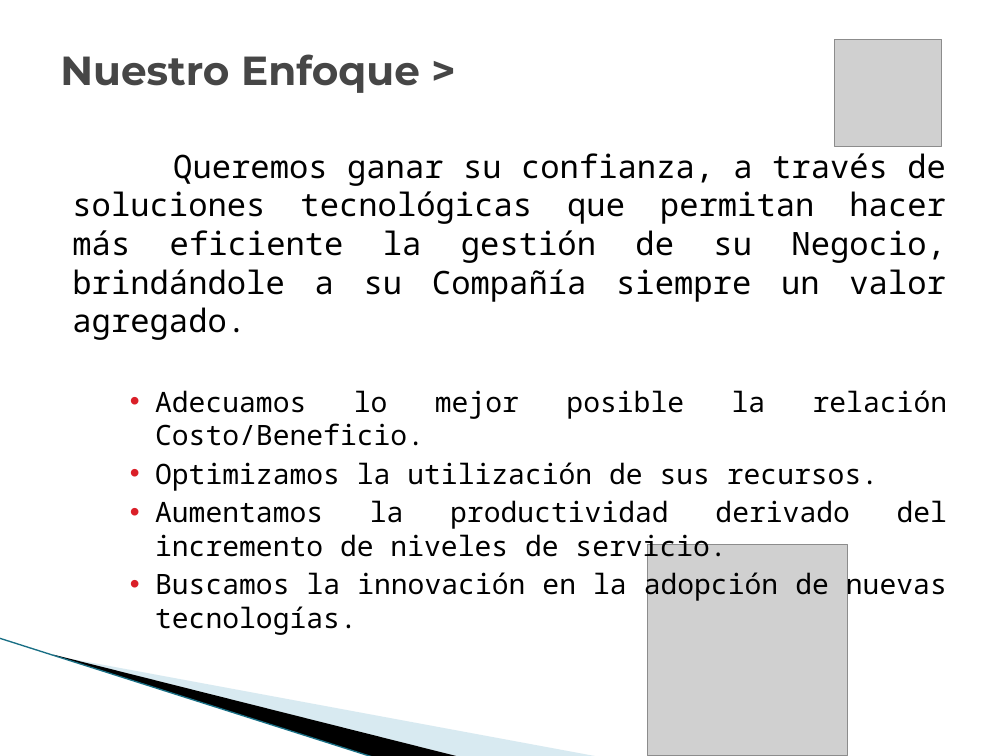
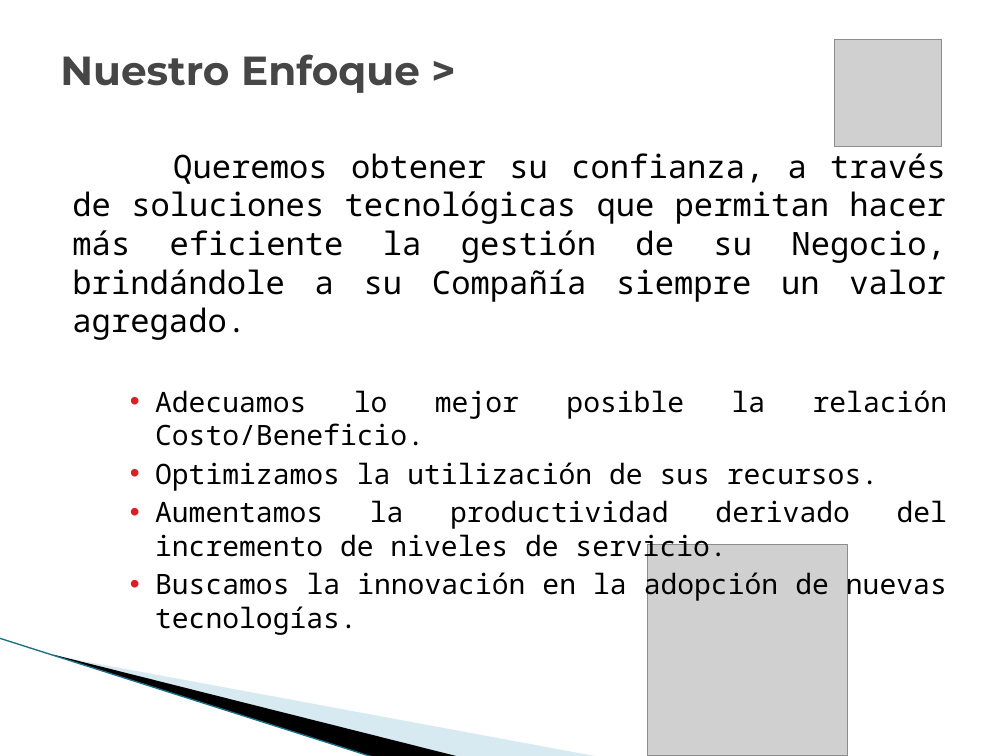
Before and after one commit to vicky1404/rev-ii, a slide deck: slide 3 of docs/comercial/brochure_2.pptx. Drawn at 1008x756 pixels with LibreOffice and Linux fonts; fonts in the diff are those of the drawing; grey boxes stand for pictures; background and template pictures are left out. Boxes give left, top, right and bottom in pixels: in the first picture for what was removed or moved away, otherwise in the second. Text is boxed around its words. In the diff, an @@ line names an element or a change of style, - is before the commit and + after.

```diff
--- a/docs/comercial/brochure_2.pptx
+++ b/docs/comercial/brochure_2.pptx
@@ text at bbox=[72, 153, 946, 340]: text changed @@
-Queremos ganar su confianza, a través de soluciones tecnológicas que permitan hacer más eficiente la gestión de su Negocio, brindándole a su Compañía siempre un valor agregado.
+Queremos obtener su confianza, a través de soluciones tecnológicas que permitan hacer más eficiente la gestión de su Negocio, brindándole a su Compañía siempre un valor agregado.
```
Also in this commit, not shown: 15 other slides changed, 2 slides added.
